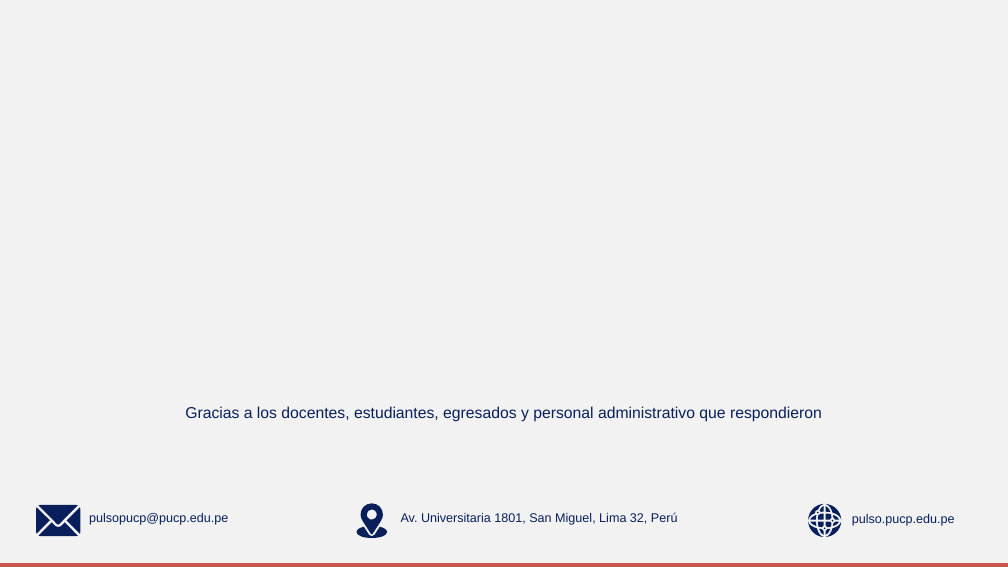
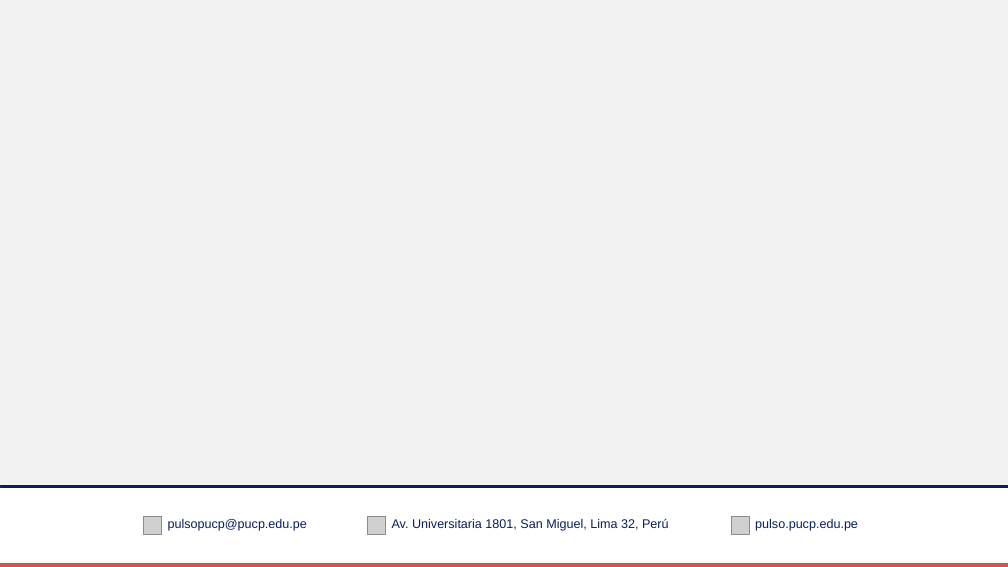
Before and after one commit to GonzaloAlmendariz/prosecnur-app, a slide deck: slide 164 of docs/qa/motor-ppt-2026-10-06/4-recetario/recetario-moderna.pptx (slide 166 before the commit). Drawn at 1008x567 pixels with LibreOffice and Linux fonts; fonts in the diff are those of the drawing; grey boxes stand for pictures; background and template pictures are left out. Boxes give left, top, right and bottom in pixels: in the first picture for what was removed or moved away, otherwise in the second. Text is boxed around its words. In the diff, an @@ line names an element or a change of style, - is before the commit and + after.

```diff
--- a/docs/qa/motor-ppt-2026-10-06/4-recetario/recetario-moderna.pptx
+++ b/docs/qa/motor-ppt-2026-10-06/4-recetario/recetario-moderna.pptx
@@ text removed at [185,406,822,422] @@
-Gracias a los docentes, estudiantes, egresados y personal administrativo que respondieron
@@ rectangle added at [0,488,1008,560], fill #F2F2F2, outline #F2F2F2 0.25 pt @@
@@ rectangle added at [0,485,1008,561], fill #FFFFFF, outline #FFFFFF 0.25 pt @@
@@ rectangle added at [0,485,1008,487], fill #081F5C, outline #081F5C 0.25 pt @@
@@ group removed at [36,505,80,536]: 4 freeform shapes @@
@@ freeform shape removed at [361,504,383,535] @@
@@ picture added at [144,516,162,535] @@
@@ text "pulsopucp@pucp.edu.pe": place and size @@
-text "pulsopucp@pucp.edu.pe" at [89,513,228,525]
+text "pulsopucp@pucp.edu.pe" at [168,519,307,531]
@@ freeform shape removed at [357,527,387,538] @@
@@ picture added at [368,516,386,535] @@
@@ text "Av. Universitaria 1801, San Miguel, ...": place and size @@
-text "Av. Universitaria 1801, San Miguel, ..." at [401,512,678,525]
+text "Av. Universitaria 1801, San Miguel, ..." at [392,518,669,531]
@@ picture added at [731,516,749,535] @@
@@ text "pulso.pucp.edu.pe": place and size @@
-text "pulso.pucp.edu.pe" at [852,514,955,526]
+text "pulso.pucp.edu.pe" at [755,519,858,531]
@@ group removed at [808,504,842,537]: 19 freeform shapes @@
```
Also in this commit, not shown: 3 other slides changed, 5 other files.
